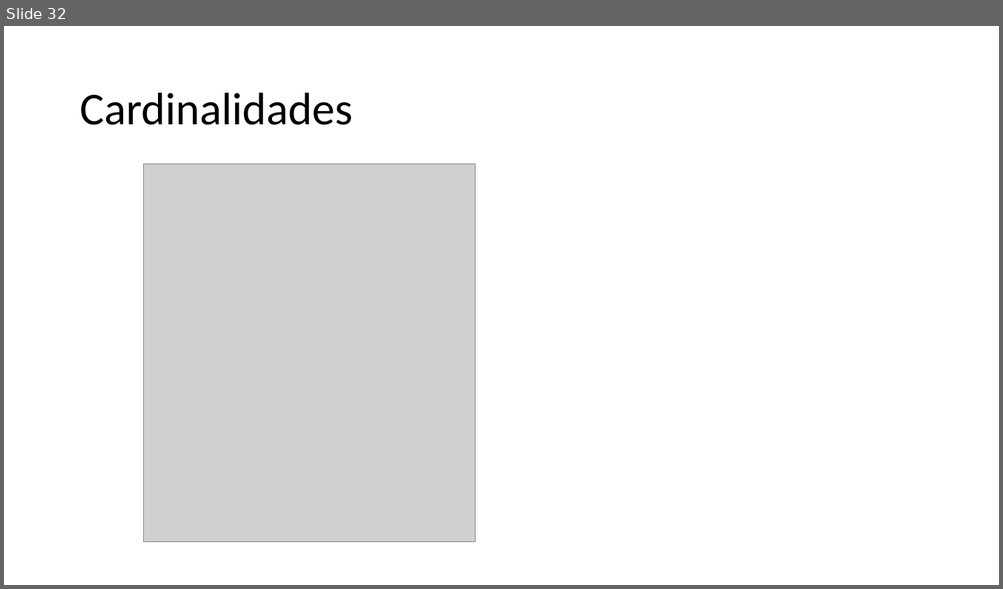
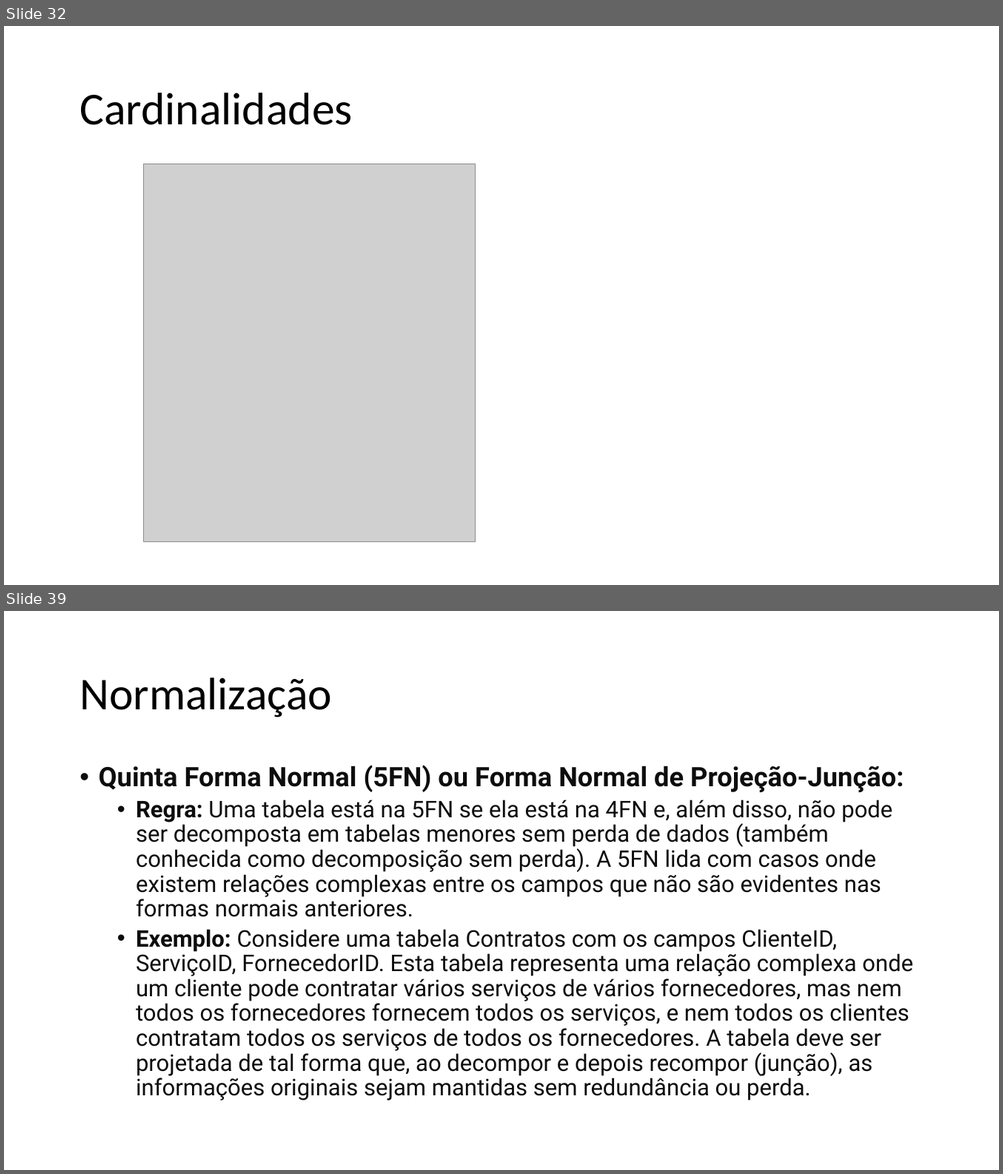
Before and after one commit to VictorInacio/learn-db, a slide deck: slides/Curso BD.pptx. Shown one above the other, each under a label of ours: slide 32 before the commit, slides 32 and 39 after it; the slides between them are not shown. The pictures are 1003x589 and 1003x1174 pixels, drawn with LibreOffice and Linux fonts; fonts in the diff are those of the drawing; grey boxes stand for pictures. Boxes give left, top, right and bottom in pixels: in the first picture for what was removed or moved away, otherwise in the second. Text is boxed around its words. In the diff, an @@ line names an element or a change of style, - is before the commit and + after.

```diff
--- a/slides/Curso BD.pptx
+++ b/slides/Curso BD.pptx
@@ slide 39 added at <box>4,611,999,1170</box>, background #FFFFFF @@
@@ title added at <box>79,678,332,718</box>, 44 pt, text #000000 @@
+Normalização
@@ text added at <box>99,765,913,1101</box>, 22.2 pt, text #0D0D0D @@
+• Quinta Forma Normal (5FN) ou Forma Normal de Projeção-Junção:
+  • Regra: Uma tabela está na 5FN se ela está na 4FN e, além disso, não pode ser decomposta em tabelas menores sem perda de dados (também conhecida como decomposição sem perda). A 5FN lida com casos onde existem relações complexas entre os campos que não são evidentes nas formas normais anteriores.
+  • Exemplo: Considere uma tabela Contratos com os campos ClienteID, ServiçoID, FornecedorID. Esta tabela representa uma relação complexa onde um cliente pode contratar vários serviços de vários fornecedores, mas nem todos os fornecedores fornecem todos os serviços, e nem todos os clientes contratam todos os serviços de todos os fornecedores. A tabela deve ser projetada de tal forma que, ao decompor e depois recompor (junção), as informações originais sejam mantidas sem redundância ou perda.
```
Also in this commit, not shown: 6 other slides added, 16 other files.
